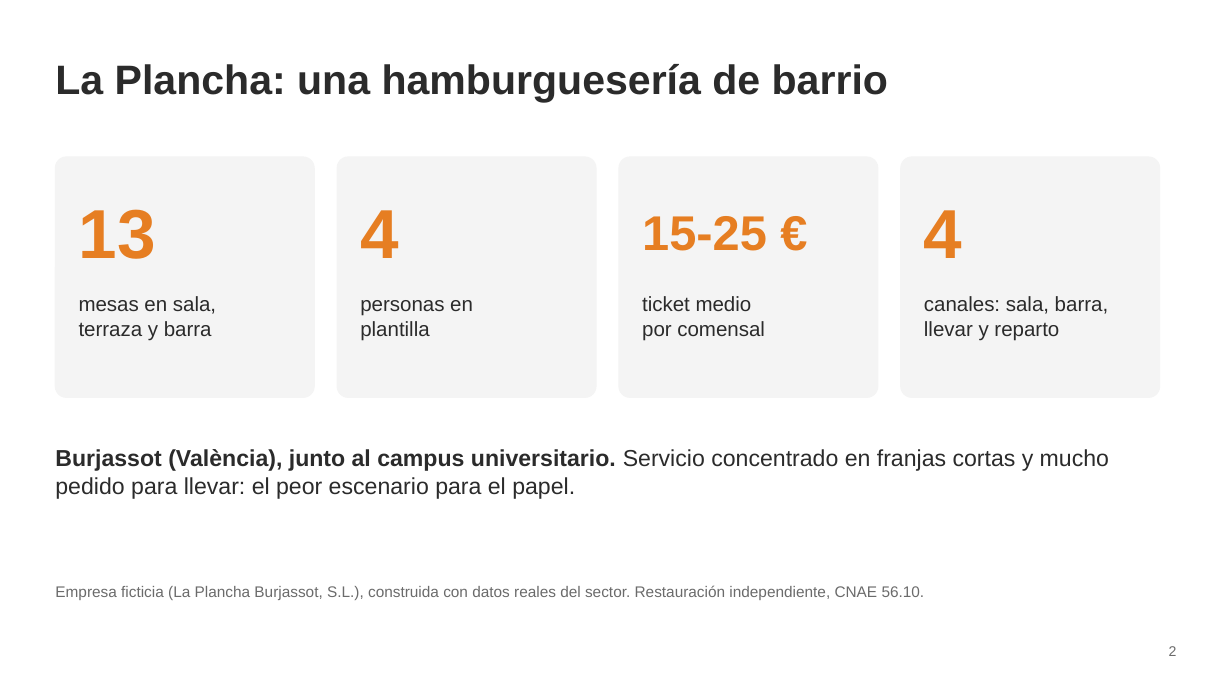
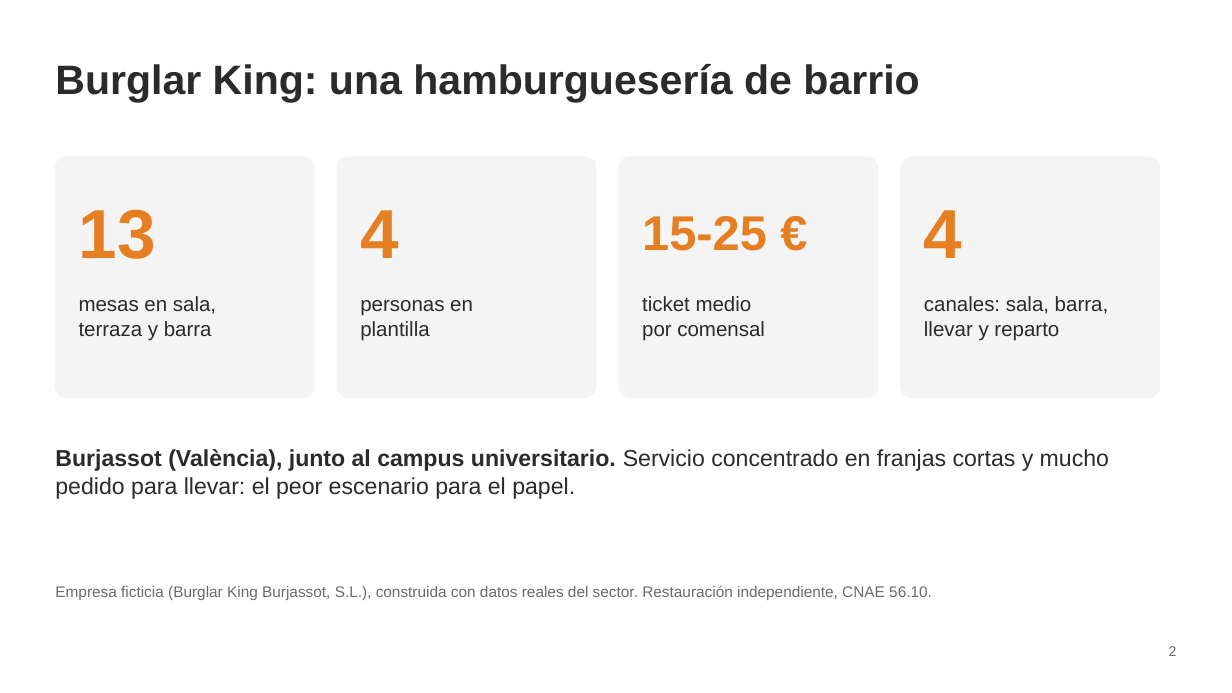
Before and after one commit to rocapv/kds-tpv-la-plancha, a slide deck: slide 2 of docs/reto1/reto1_presentacion.pptx. Drawn at 1232x693 pixels with LibreOffice and Linux fonts; fonts in the diff are those of the drawing. Boxes give left, top, right and bottom in pixels: in the first picture for what was removed or moved away, otherwise in the second. Text is boxed around its words. In the diff, an @@ line names an element or a change of style, - is before the commit and + after.

```diff
--- a/docs/reto1/reto1_presentacion.pptx
+++ b/docs/reto1/reto1_presentacion.pptx
@@ text at box(55, 64, 919, 103): text changed @@
-La Plancha: una hamburguesería de barrio
+Burglar King: una hamburguesería de barrio
@@ text at box(55, 585, 932, 600): text changed @@
-Empresa ficticia (La Plancha Burjassot, S.L.), construida con datos reales del sector. Restauración independiente, CNAE 56.10.
+Empresa ficticia (Burglar King Burjassot, S.L.), construida con datos reales del sector. Restauración independiente, CNAE 56.10.
```
Also in this commit, not shown: 2 other slides changed, 14 other files.
